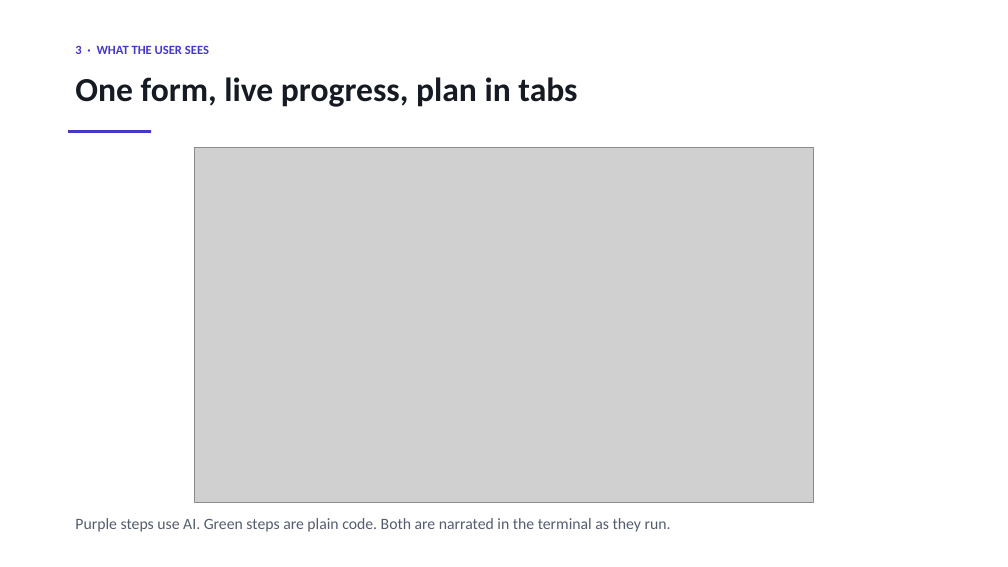
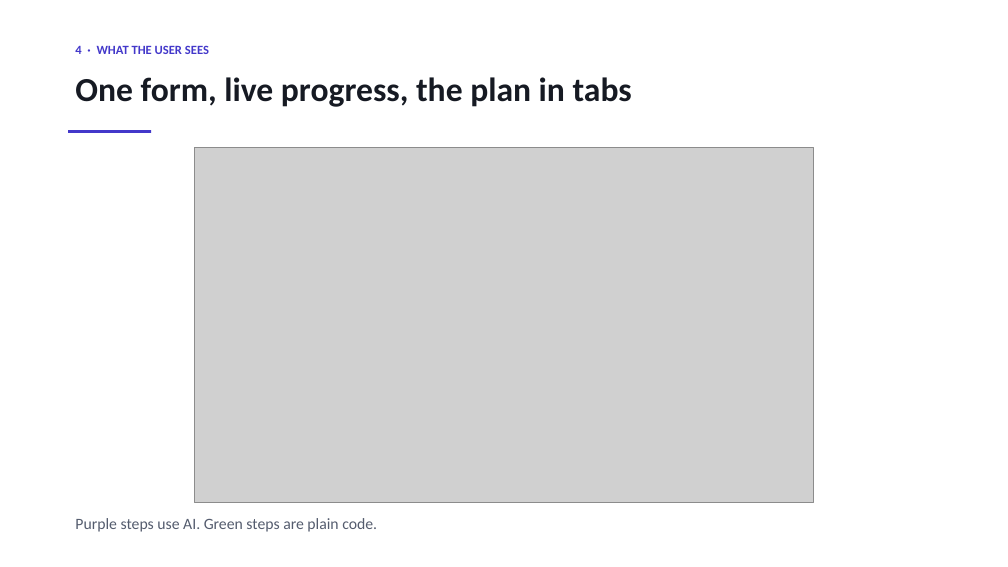
Before and after one commit to sherali143/Trip-Planner, a slide deck: slide 5 of submission/CMP7200_Viva_Presentation.pptx (slide 4 before the commit). Drawn at 1008x567 pixels with LibreOffice and Linux fonts; fonts in the diff are those of the drawing; grey boxes stand for pictures. Boxes give left, top, right and bottom in pixels: in the first picture for what was removed or moved away, otherwise in the second. Text is boxed around its words. In the diff, an @@ line names an element or a change of style, - is before the commit and + after.

```diff
--- a/submission/CMP7200_Viva_Presentation.pptx
+++ b/submission/CMP7200_Viva_Presentation.pptx
@@ text at bbox=[75, 46, 209, 54]: text changed @@
-3 · WHAT THE USER SEES
+4 · WHAT THE USER SEES
@@ text at bbox=[75, 77, 632, 107]: text changed @@
-One form, live progress, plan in tabs
+One form, live progress, the plan in tabs
@@ text at bbox=[75, 518, 377, 532]: text changed @@
-Purple steps use AI. Green steps are plain code. Both are narrated in the terminal as they run.
+Purple steps use AI. Green steps are plain code.
```
Also in this commit, not shown: 5 other slides changed, 4 slides added, 9 slides removed, 3 other files.
